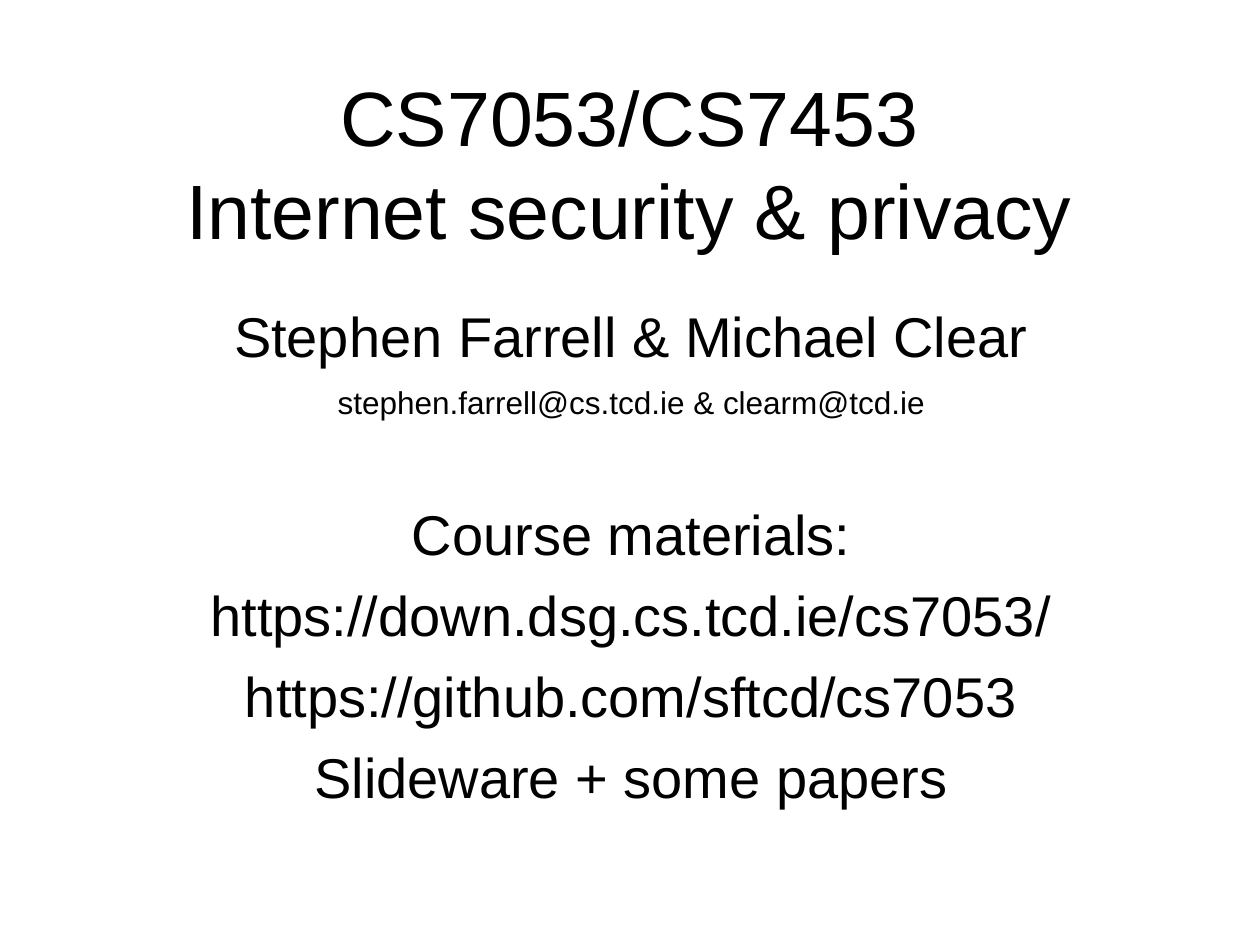
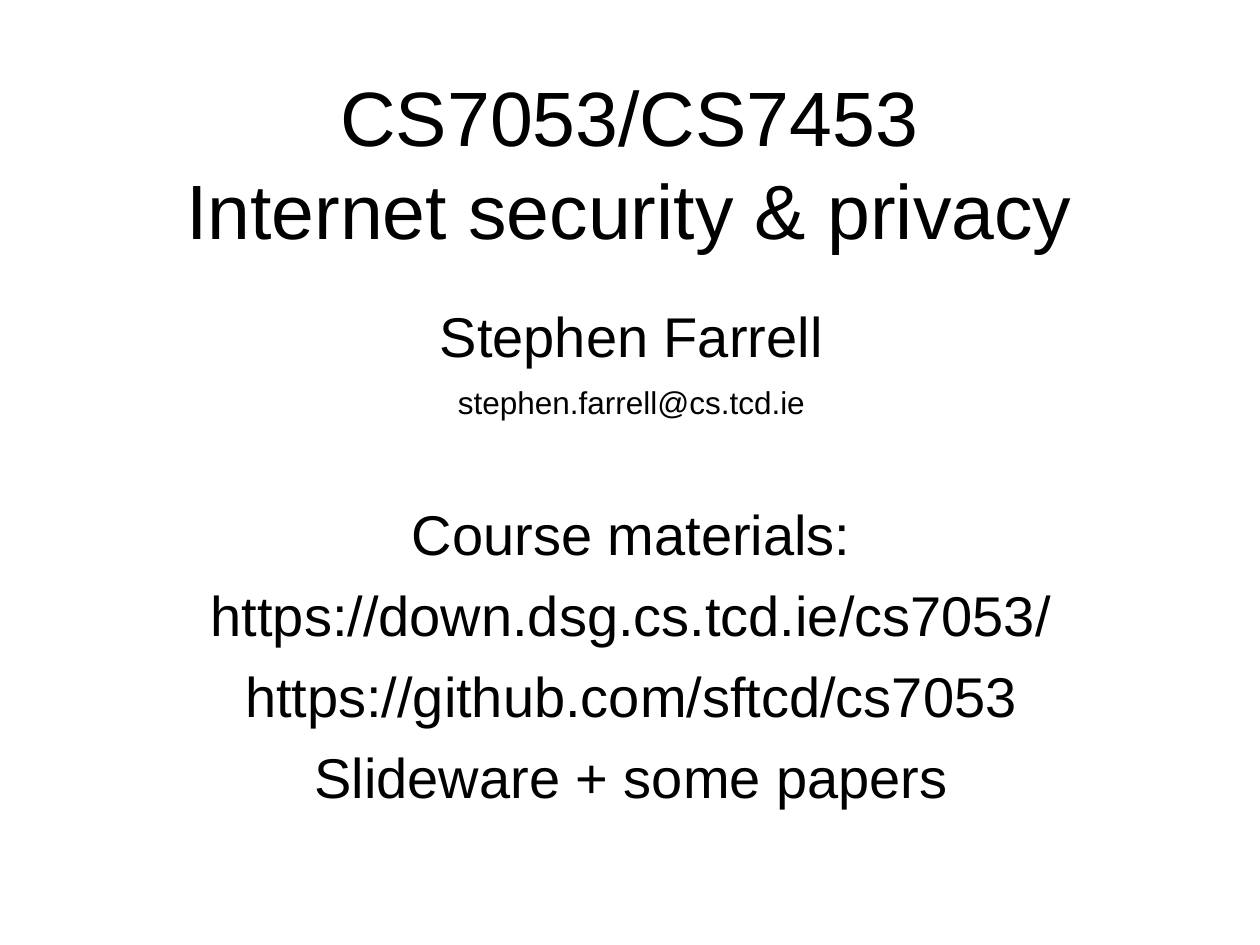
Before and after one commit to sftcd/cs7053, a slide deck: slide 1 of 2016lectures/01-intro.ppt. Drawn at 1260x945 pixels with LibreOffice and Linux fonts; fonts in the diff are those of the drawing. Boxes give left, top, right and bottom in pixels: in the first picture for what was removed or moved away, otherwise in the second. Text is boxed around its words. In the diff, an @@ line names an element or a change of style, - is before the commit and + after.

```diff
--- a/2016lectures/01-intro.ppt
+++ b/2016lectures/01-intro.ppt
@@ subtitle at <box>440,316,823,420</box>: text changed @@
-Stephen Farrell & Michael Clear
-stephen.farrell@cs.tcd.ie & clearm@tcd.ie
+Stephen Farrell
+stephen.farrell@cs.tcd.ie
```
Also in this commit, not shown: 7 other slides changed, 2 slides added, 9 other files.
